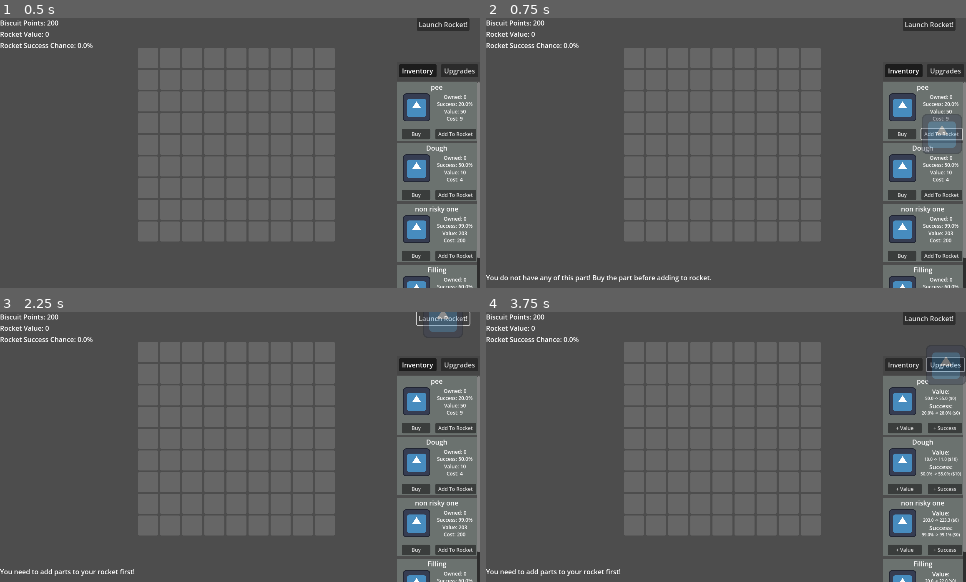
Above: before the commit, frames 1-4 (two rows, left to right).
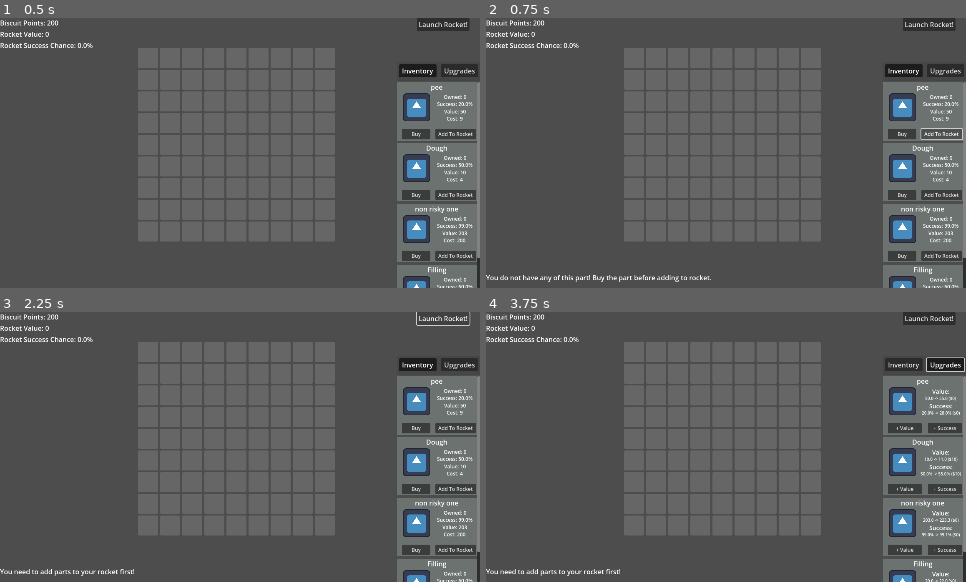
Above: after the commit, the same moments.

Repository: A-coder152/Build-a-Biscship-public
Game: Godot game, scene res://main.tscn
The game is run twice, just before and just after one commit, with the same random seed, the same clock (stepped at 60 frames per second) and the same inputs. The engine's default icon, where the game draws it, is replaced by a stand-in: a white triangle on a blue panel in a dark square.
Inputs:
- Up to frame 1 (0.5 s): no input
- Up to frame 2 (0.75 s): click "Add To Rocket" at 0.5 s
- Up to frame 3 (2.25 s): click "Launch Rocket!" at 1.25 s; click "Launch Rocket!" at 2 s
- Up to frame 4 (3.75 s): click "Inventory" at 2.75 s; click "Upgrades" at 3.5 s

Frame 1 is identical in both runs. In frame 2, 0.7% of the frame differs, in the area x 90-100%, y 35-51%; in frame 3, 0.5%; in frame 4, 0.6%.

Commit message:
drag starts from add

Diff:
--- a/main.gd
+++ b/main.gd
@@ -81,6 +81,10 @@
 	message_log.text = "Filling added to rocket."
 
 func add_part(part):
+	var placement = OBJ.instantiate()
+	add_child(placement)
+	placement.global_position = get_global_mouse_position()
+	obj = placement
 	# General function to add a part, update cost and failure chance
 	rocket_parts.append(part)
 	if rocket_success_chance:
@@ -136,15 +140,17 @@
 
 func add_item_to_rocket(item):
 	var idx = items.find(item)
-	if item.owned > 0:
+	if item.owned > 0 and not obj:
 		items[idx].owned -= 1
 		add_part(item)
 		for child in items_container.get_children():
 			if item == child.item:
 				child.item = items[idx]
 		update_ui()
-	else:
+	elif item.owned == 0:
 		message_log.text = "You do not have any of this part! Buy the part before adding to rocket."
+	else:
+		message_log.text = "Another item is being selected!"
 
 func upgrade_value(item):
 	var idx = items.find(item)
@@ -199,21 +205,16 @@
 
 #this is for tesitng purposes. Move the function body to whatever function adds the part to rocket
 func _input(event: InputEvent) -> void:
-	if Input.is_action_just_pressed("leftClick") and not obj:
-		var placement = OBJ.instantiate()
-		add_child(placement)
-		placement.global_position = get_global_mouse_position()
-		obj = placement
-		print(obj)
-	elif Input.is_action_just_pressed("leftClick") and isValid:
+	if Input.is_action_just_pressed("leftClick") and isValid:
 		print("lefto")
 		_place_thing(objectCells)
 	elif Input.is_action_just_pressed("leftClick") and obj and not isValid:
 		print("invalid placement - destroying object")
-		obj.queue_free()
-		obj = null
-		isValid = null
-		_reset_highlight()
+		message_log.text = "Invalid object placement!"
+		#obj.queue_free()
+		#obj = null
+		#isValid = null
+		#_reset_highlight()
 
 #RIP GUI INPUT
 func _update_hover_effects():
--- a/main.tscn
+++ b/main.tscn
@@ -94,7 +94,7 @@
 [node name="grid" parent="." instance=ExtResource("3_h2yge")]
 offset_left = 331.0
 offset_top = 72.0
-offset_right = 933.0
+offset_right = 803.0
 offset_bottom = 536.0
 theme_override_constants/h_separation = 5
 columns = 9
